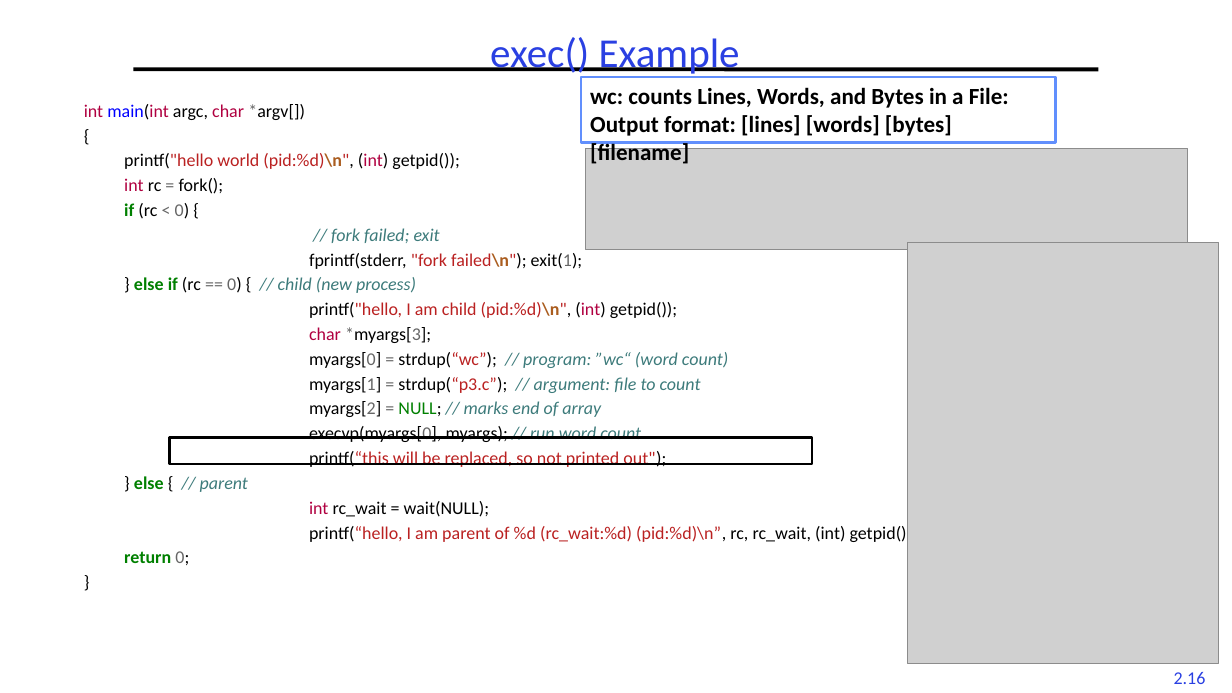
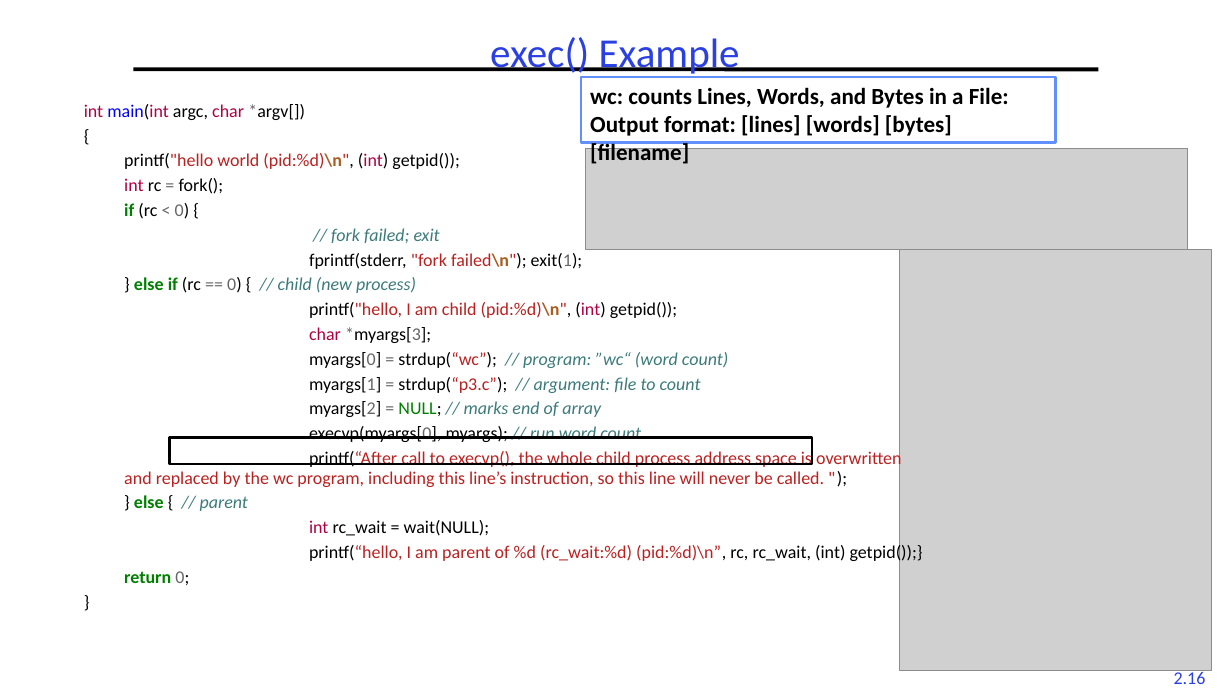
Before and after one commit to guhofstra/CSC256Fa25, a slide deck: slide 16 of PPTs/L2-Processes Threads.pptx. Drawn at 1232x693 pixels with LibreOffice and Linux fonts; fonts in the diff are those of the drawing; grey boxes stand for pictures. Boxes give left, top, right and bottom in pixels: in the first picture for what was removed or moved away, otherwise in the second. Text is boxed around its words. In the diff, an @@ line names an element or a change of style, - is before the commit and + after.

```diff
--- a/PPTs/L2-Processes Threads.pptx
+++ b/PPTs/L2-Processes Threads.pptx
@@ picture: place and size @@
-picture at (908, 242, 1219, 663)
+picture at (900, 250, 1212, 670)
@@ text at (124, 450, 902, 487): text changed @@
-  printf(“this will be replaced, so not printed out");
+  printf(“After call to execvp(), the whole child process address space is overwritten and replaced by the wc program, including this line’s instruction, so this line will never be called. ");
```
Also in this commit, not shown: 5 other files.
